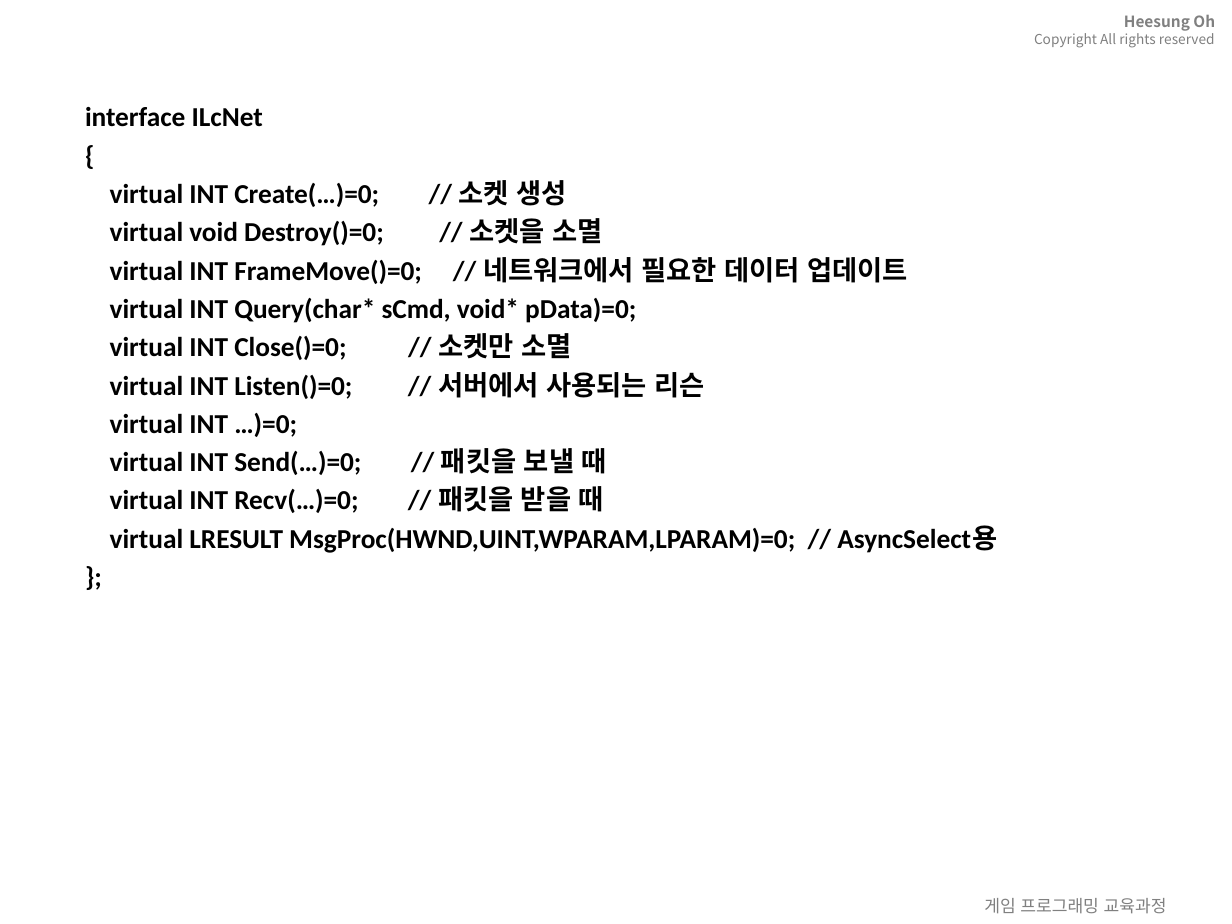
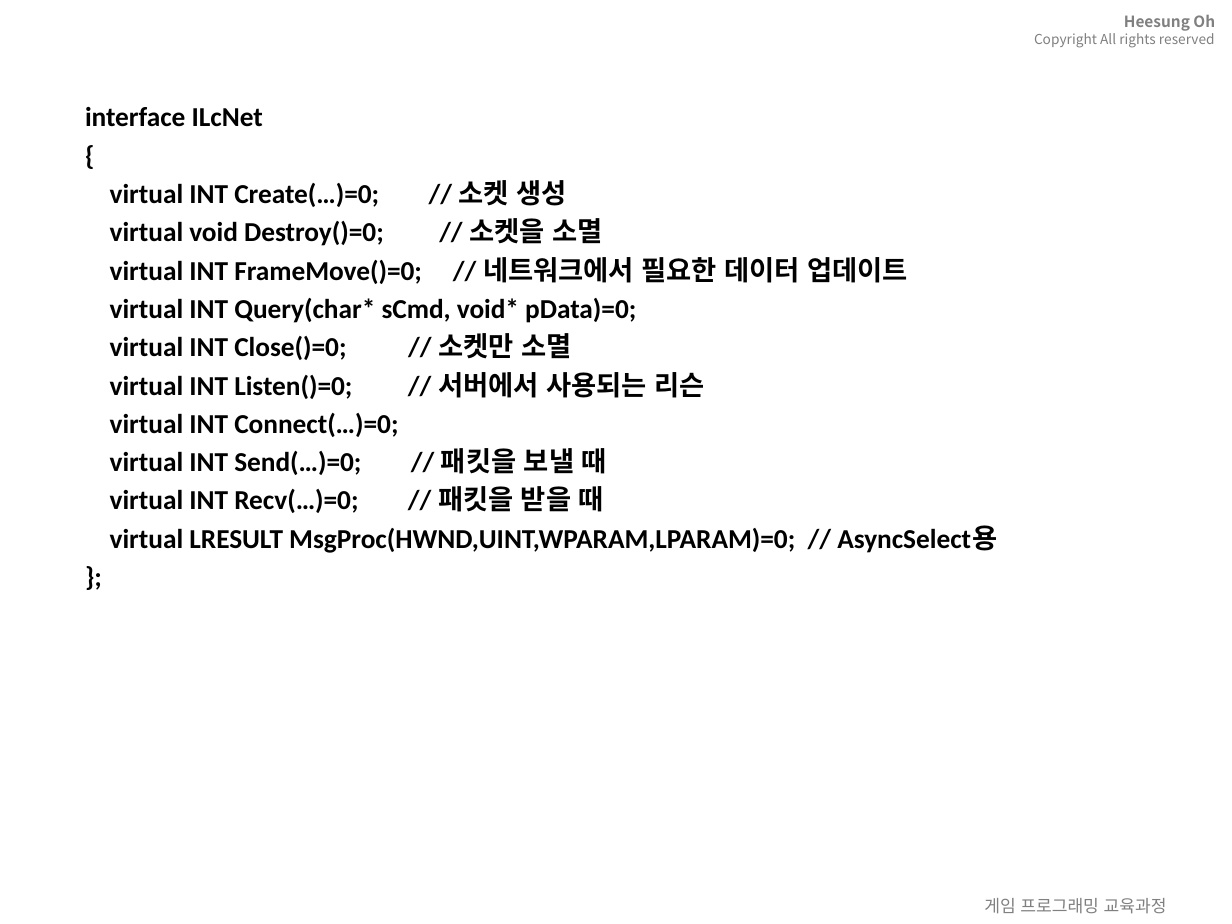
Before and after one commit to 3dapi/dv05_netlib, a slide deck: slide 4 of ppt/_network_15.pptx. Drawn at 1232x924 pixels with LibreOffice and Linux fonts; fonts in the diff are those of the drawing; background and template pictures are left out. Boxes give left, top, right and bottom in pixels: in the first picture for what was removed or moved away, otherwise in the second. Text is boxed around its words. In the diff, an @@ line names an element or a change of style, - is before the commit and + after.

```diff
--- a/ppt/_network_15.pptx
+++ b/ppt/_network_15.pptx
@@ text at (110,413,398,437): text changed @@
-virtual INT …)=0;
+virtual INT Connect(…)=0;
```
Also in this commit, not shown: 10 other slides changed, 54 other files.
